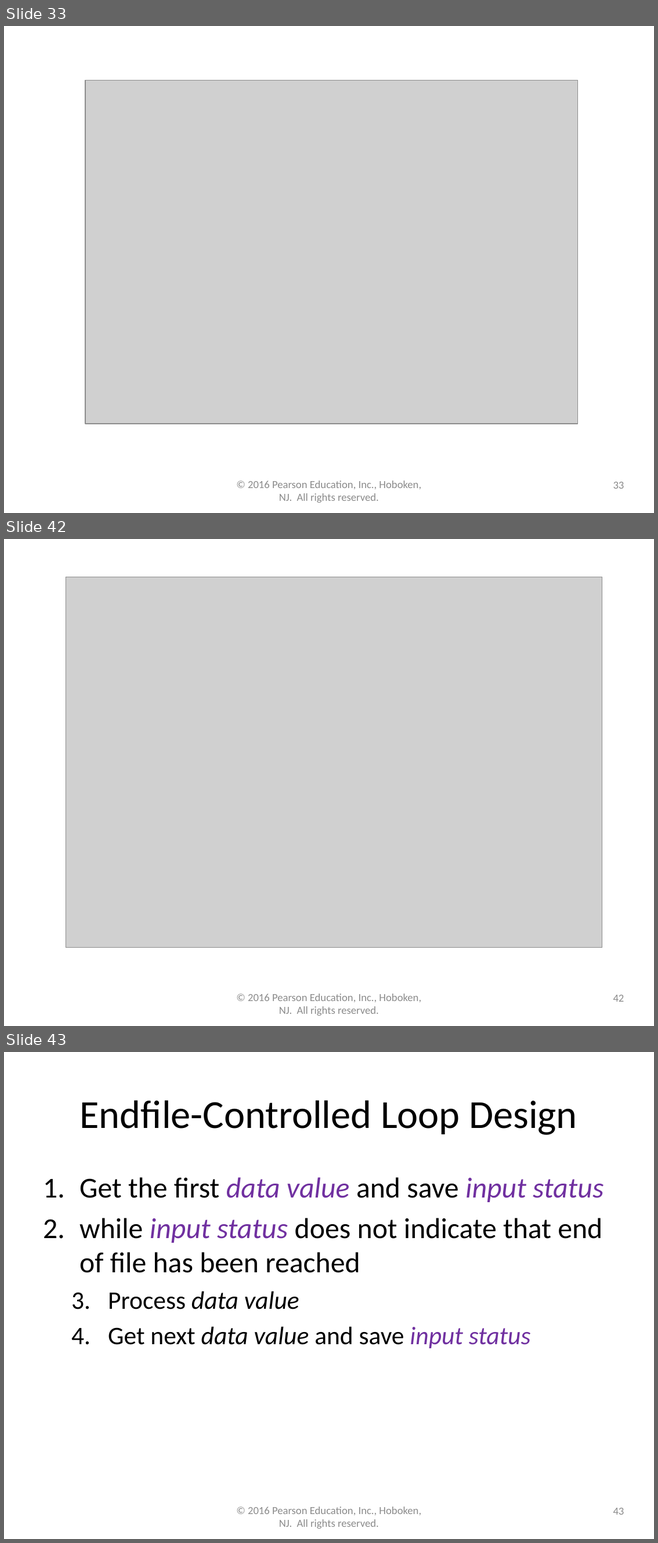
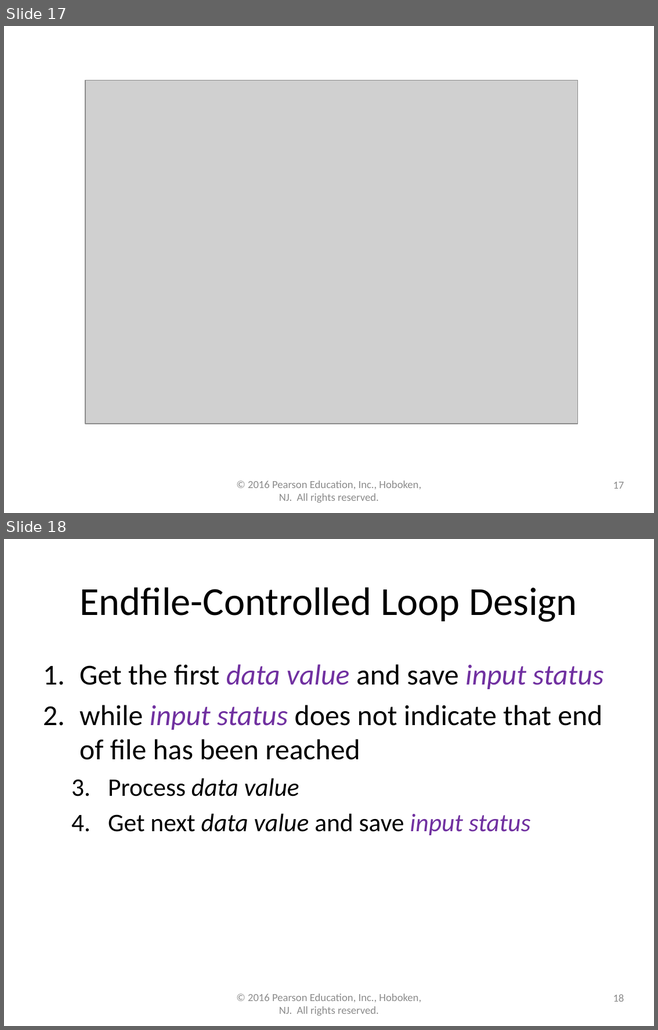
Before and after one commit to lgw2/lgw2.github.io, a slide deck: _teaching/csci112-fall-2023/lectures/ppts/Chapter5.pptx. Shown one above the other, each under a label of ours: slides 33, 42 and 43 before the commit, slides 17 and 18 after it; the slides between them are not shown. The pictures are 658x1543 and 658x1030 pixels, drawn with LibreOffice and Linux fonts; fonts in the diff are those of the drawing; grey boxes stand for pictures. Boxes give left, top, right and bottom in pixels: in the first picture for what was removed or moved away, otherwise in the second. Text is boxed around its words. In the diff, an @@ line names an element or a change of style, - is before the commit and + after.

```diff
--- a/_teaching/csci112-fall-2023/lectures/ppts/Chapter5.pptx
+++ b/_teaching/csci112-fall-2023/lectures/ppts/Chapter5.pptx
@@ slide 42 removed at [4, 539, 654, 1026], background #FFFFFF @@
@@ picture removed at [65, 577, 601, 947] @@
@@ text removed at [248, 994, 421, 1016] @@
-© 2016 Pearson Education, Inc., Hoboken, NJ. All rights reserved.
@@ page number removed at [613, 995, 624, 1002] @@
-42
@@ what was slide 33 is now slide 17 @@
@@ page number at [613, 482, 624, 489]: text changed @@
-33
+17
@@ what was slide 43 is now slide 18 @@
@@ page number at [613, 994, 624, 1002]: text changed @@
-43
+18
```
Also in this commit, not shown: 32 other slides removed, 2 other files.
